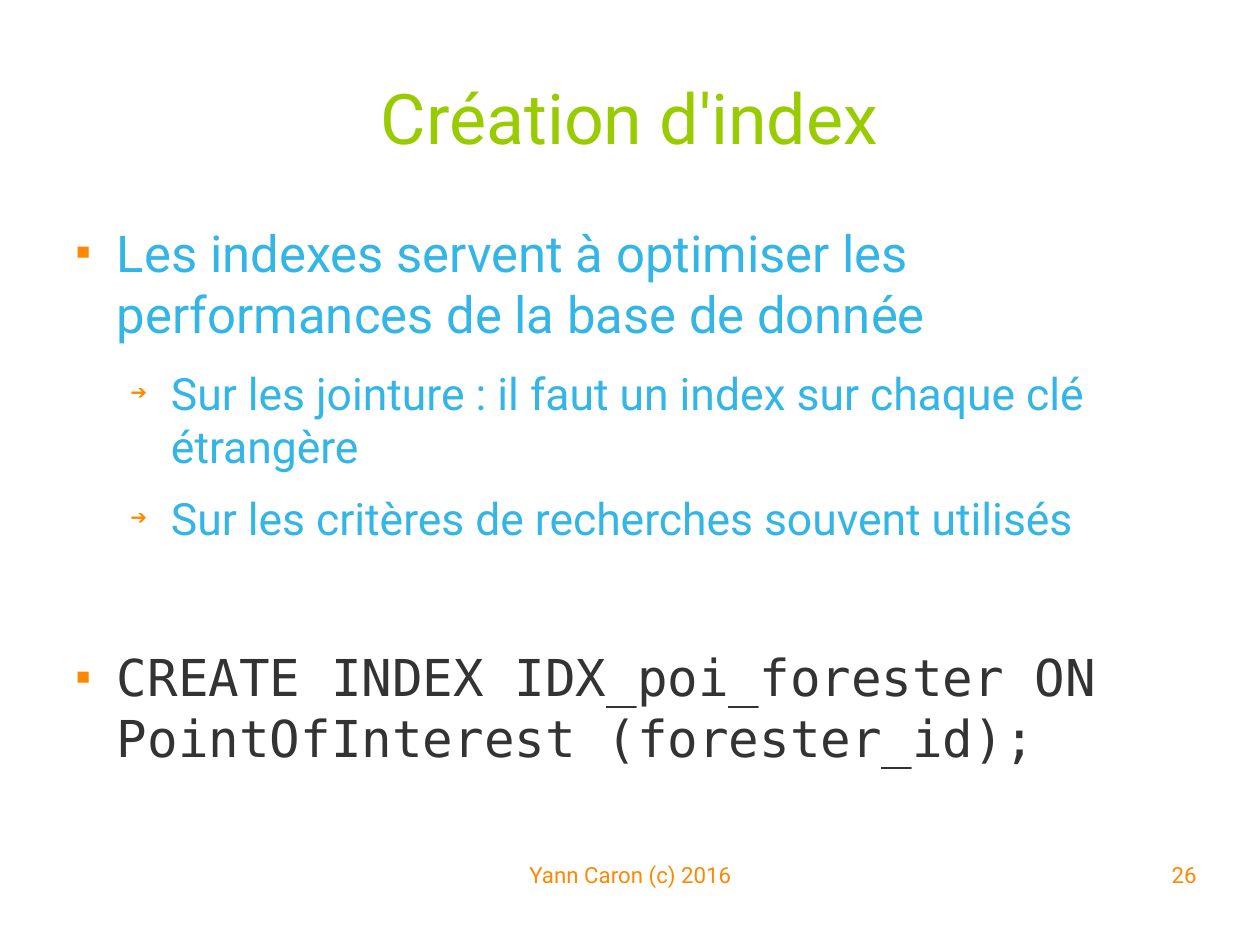
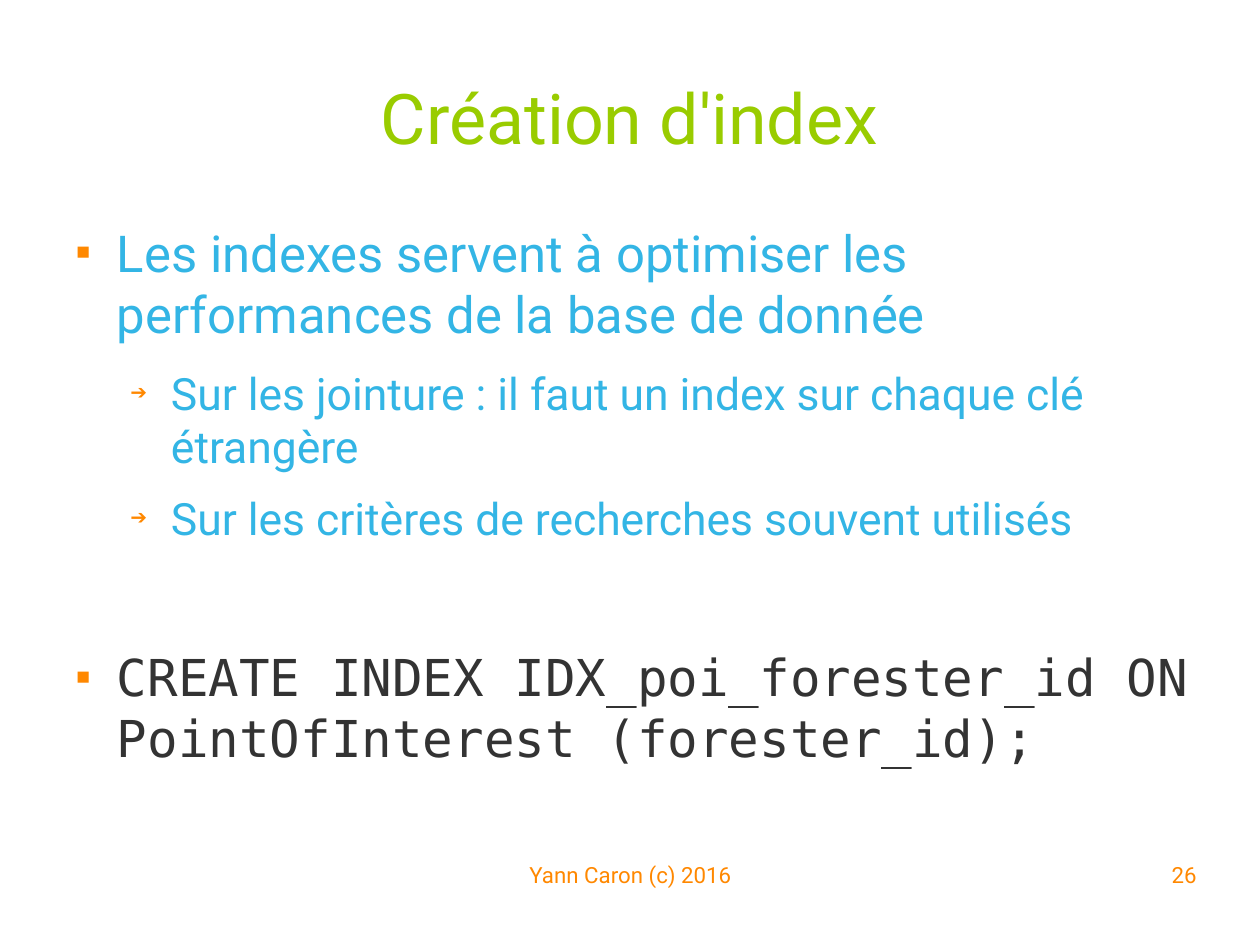
Before and after one commit to YannCaron/Android-ENSG, a slide deck: slide 26 of 10 - Spatialite.odp. Drawn at 1260x946 pixels with LibreOffice and Linux fonts; fonts in the diff are those of the drawing; background and template pictures are left out. Boxes give left, top, right and bottom in pixels: in the first picture for what was removed or moved away, otherwise in the second. Text is boxed around its words. In the diff, an @@ line names an element or a change of style, - is before the commit and + after.

```diff
--- a/10 - Spatialite.odp
+++ b/10 - Spatialite.odp
@@ text at box(117, 657, 1188, 768): text changed @@
-■ CREATE INDEX IDX_poi_forester ON PointOfInterest (forester_id);
+■ CREATE INDEX IDX_poi_forester_id ON PointOfInterest (forester_id);
```
Also in this commit, not shown: 5 other slides changed, 1 slide removed, 8 other files.
